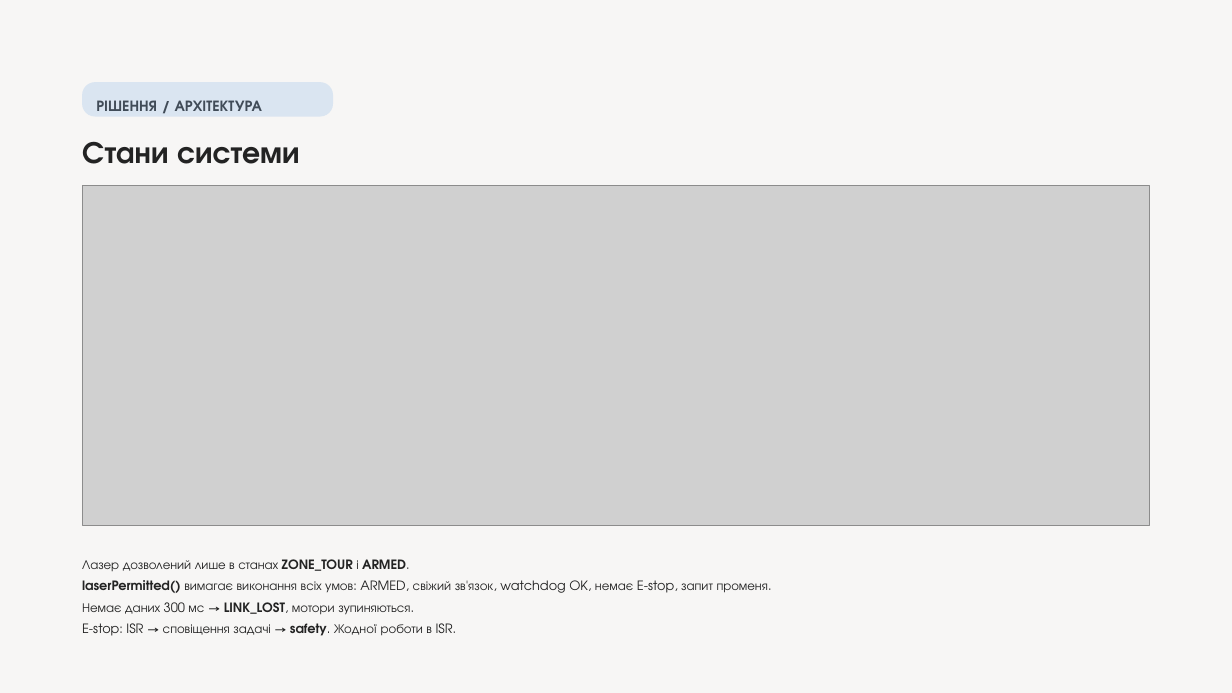
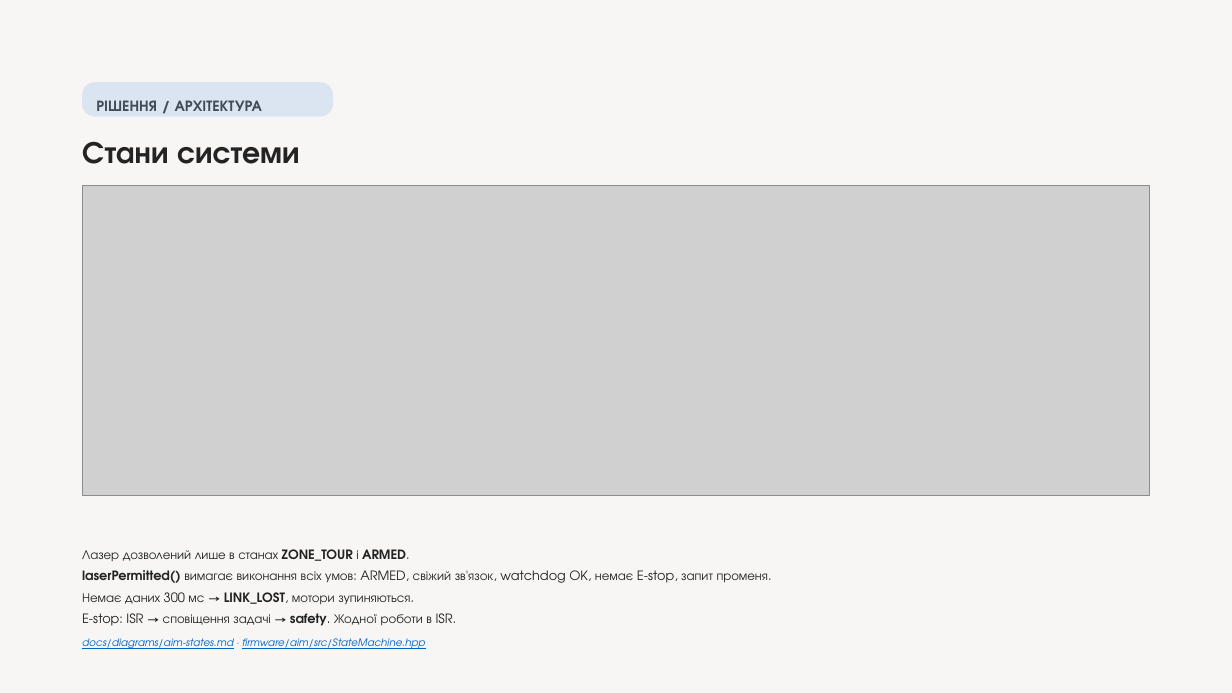
Before and after one commit to melnikvitaly/workshops, a slide deck: slide 6 of workshop-7-final_project/docs/assestment/presentation/Laser Gimbal with Camera Tracking on ESP32-S3.pptx. Drawn at 1232x693 pixels with LibreOffice and Linux fonts; fonts in the diff are those of the drawing; grey boxes stand for pictures. Boxes give left, top, right and bottom in pixels: in the first picture for what was removed or moved away, otherwise in the second. Text is boxed around its words. In the diff, an @@ line names an element or a change of style, - is before the commit and + after.

```diff
--- a/workshop-7-final_project/docs/assestment/presentation/Laser Gimbal with Camera Tracking on ESP32-S3.pptx
+++ b/workshop-7-final_project/docs/assestment/presentation/Laser Gimbal with Camera Tracking on ESP32-S3.pptx
@@ picture: place and size @@
-picture at bbox=[82, 186, 1151, 525]
+picture at bbox=[82, 186, 1151, 495]
@@ 4 texts: place and size @@
-4 texts at bbox=[82, 559, 768, 636]
+4 texts at bbox=[82, 549, 768, 626]
@@ text added at bbox=[82, 638, 425, 649], 8 pt, text #0563C1, italic, underline @@
+docs/diagrams/aim-states.md · firmware/aim/src/StateMachine.hpp
```
Also in this commit, not shown: 12 other slides changed, 22 other files.
